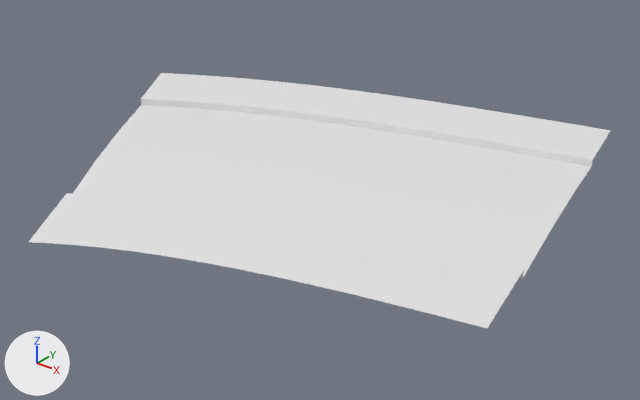
Before and after pictures for a commit that changed the glTF model public/assets/gen4/models/track-49.glb.
Before and after are seen from a 50 mm lens placed at (36.2, -90.9, 46.9), pointed at (-30.0, -8.1, -4.4). Every picture has the same lights, and +X, +Y and +Z are marked at lower left. The first picture is the older version. Vertices at exactly the same position are counted once.

The first picture shows 'track-49'.
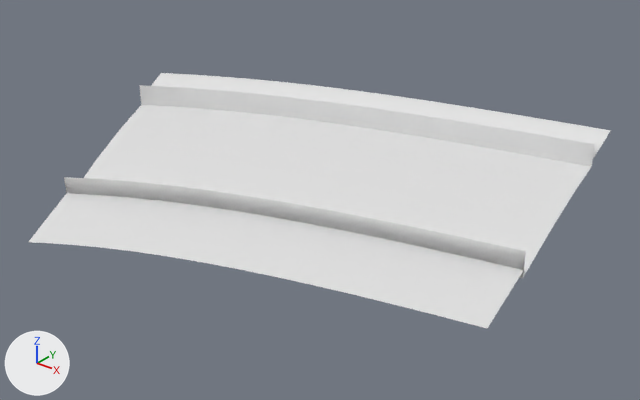
Where the change shows, as pixel boxes [x1, y1, x2, y2] in the pictures (640 x 400 px):
part 1 of me_track_49, built on: before [104, 139, 566, 219]; after [104, 85, 595, 219]
part 2 of me_track_49, added: after [64, 177, 526, 270]

The change, as a diff of the scene's bpy script:
```diff
--- a/public/assets/gen4/models/track-49.glb.py
+++ b/public/assets/gen4/models/track-49.glb.py
@@ me_track_49 @@
 # used by ob_track_49; location = (0.0, 0.0, 0.0)
-me_track_49.from_pydata(...)  # 945 vertices, 1736 faces; spans x -73.6..5.4, y -43.4..27.7, z -0.9..1.4
+me_track_49.from_pydata(...)  # 1134 vertices, 2108 faces; spans x -73.6..5.4, y -43.4..27.7, z -0.9..3.2
+# me_track_49 part 1: 63 vertices removed from x -58.4..0.0, y -19.7..0.0, z 0.0; 189 vertices added at x -67.1..0.0, y -19.9..15.9, z 0.0..3.2
+# me_track_49 part 2: 63 vertices added at x -49.6..3.1, y -33.4..-15.9, z 2.3..2.8
```
